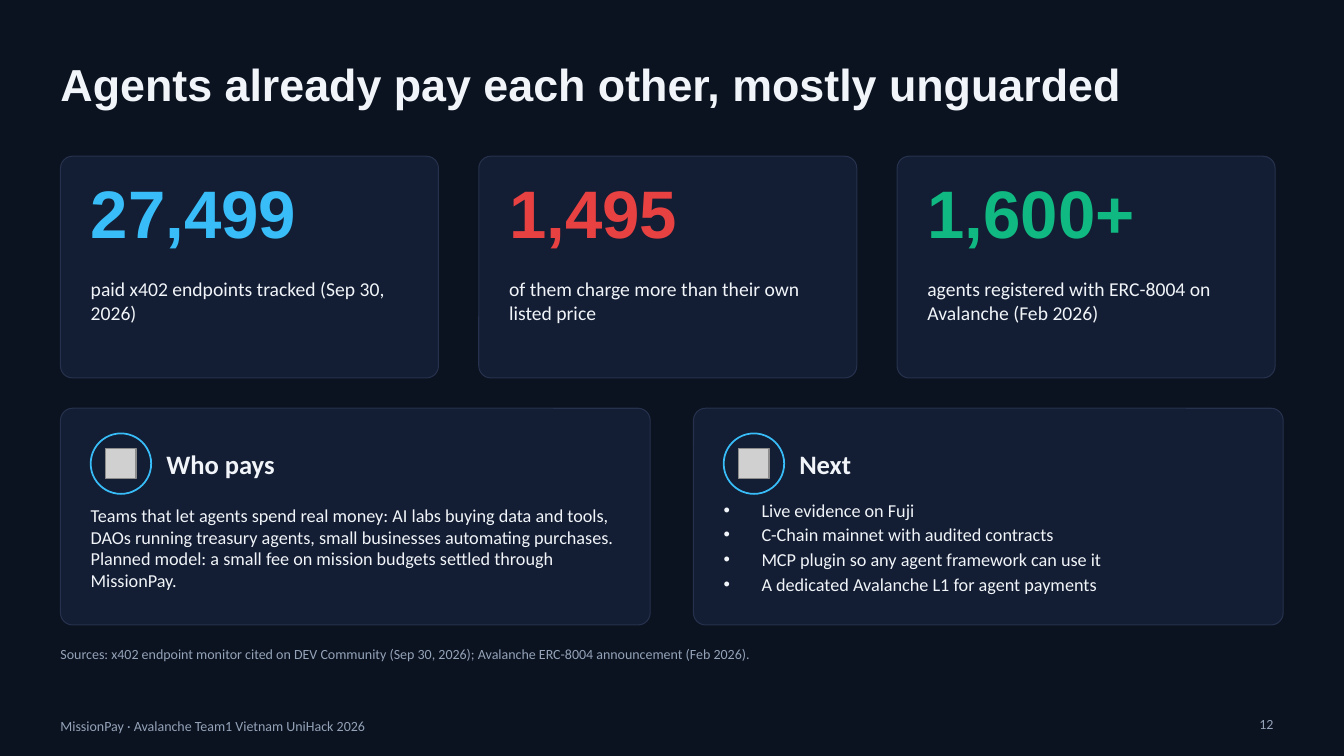
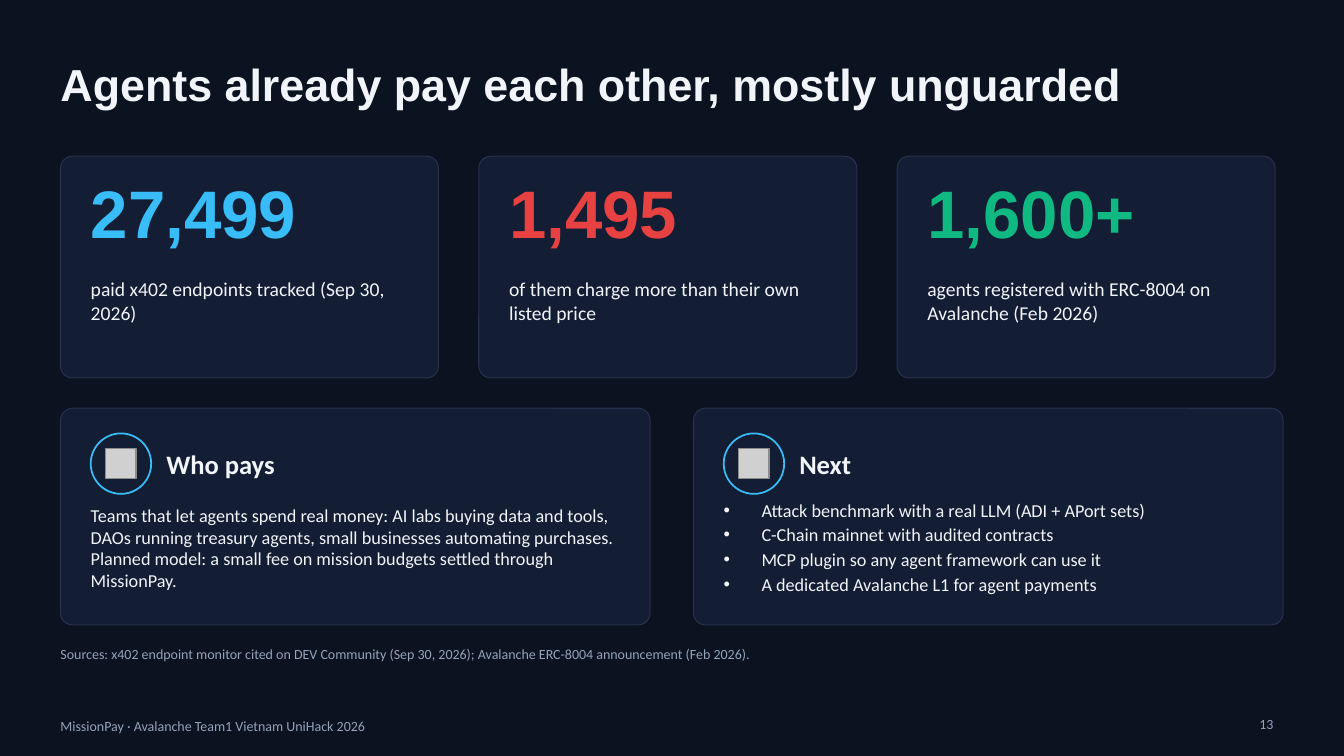
Before and after one commit to lenamkhanhh/UniHack, a slide deck: slide 13 of artifacts/submission-s1/MissionPay-pitch-deck-v2.pptx (slide 12 before the commit). Drawn at 1344x756 pixels with LibreOffice and Linux fonts; fonts in the diff are those of the drawing; grey boxes stand for pictures. Boxes give left, top, right and bottom in pixels: in the first picture for what was removed or moved away, otherwise in the second. Text is boxed around its words. In the diff, an @@ line names an element or a change of style, - is before the commit and + after.

```diff
--- a/artifacts/submission-s1/MissionPay-pitch-deck-v2.pptx
+++ b/artifacts/submission-s1/MissionPay-pitch-deck-v2.pptx
@@ text at (762, 504, 1145, 520): text changed @@
-• Live evidence on Fuji
+• Attack benchmark with a real LLM (ADI + APort sets)
```
Also in this commit, not shown: 4 other slides changed, 1 slide added, 4 other files.
